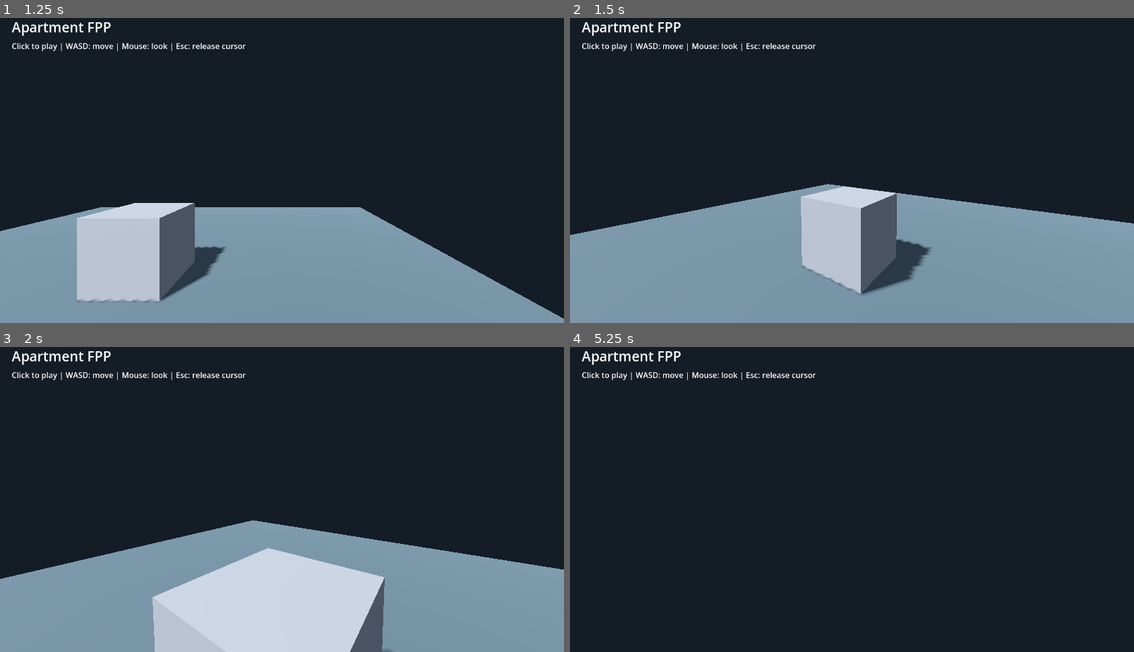
Above: before the commit, frames 1-4 (two rows, left to right).
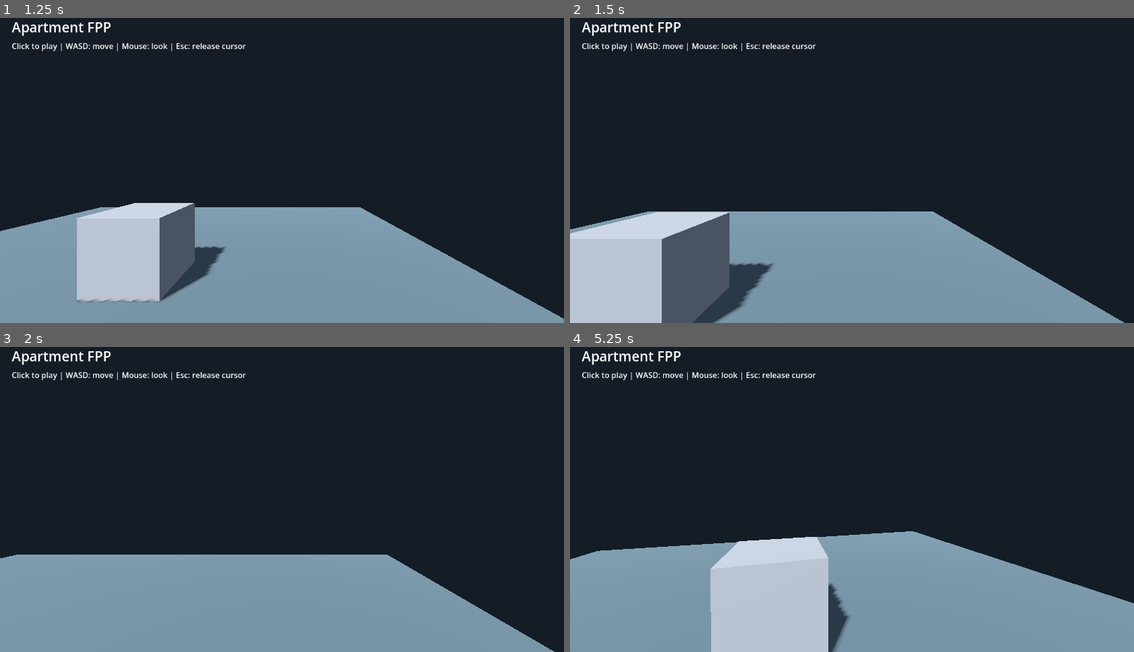
Above: after the commit, the same moments.

Repository: lwg1103/the-game-poc
Game: Godot game, scene res://scenes/main.tscn
Same seed, same stepped clock (60 frames per second), same inputs: the game is played once before the commit and once after it.
Inputs (mouse positions are in pixels of both pictures, inside the frame that each line leads up to):
- Up to frame 1 (1.25 s): tap Enter at 0.5 s; move the mouse to (406, 149) at 0.52 s; hold D (move_right) from 0.53 s (still down); click (406, 149) at 0.67 s
- Up to frame 2 (1.5 s): tap Enter at 1.25 s; move the mouse to (823, 164) at 1.27 s; release D (move_right) at 1.28 s; hold W (move_forward) from 1.28 s (still down); click (823, 164) at 1.42 s
- Up to frame 3 (2 s): keep holding W (move_forward)
- Up to frame 4 (5.25 s): tap Enter every 0.75 s from 2 to 4.25 s; move the mouse to (863, 487) at 2.02 s; click (863, 487) at 2.17 s; move the mouse to (846, 499) at 2.77 s; click (846, 499) at 2.92 s; move the mouse to (891, 496) at 3.52 s; click (891, 496) at 3.67 s; tap Escape (pause) at 4.15 s; move the mouse to (682, 444) at 4.27 s; release W (move_forward) at 4.28 s; hold A (move_left) 4.28-5.03 s; click (682, 444) at 4.42 s; move the mouse to (857, 493) at 5.02 s; hold W (move_forward) from 5.03 s (still down); click (857, 493) at 5.17 s

Frame 1 is identical in both runs. In frame 2, 24% of the frame differs, in the area x 0-100%, y 54-100%; in frame 3, 20%; in frame 4, 33%, in the area x 0-100%, y 60-100%.

Commit message:
Handle focus loss and safe cursor recapture (T06)

Diff:
--- a/scripts/player.gd
+++ b/scripts/player.gd
@@ -7,6 +7,8 @@
 @onready var camera: Camera3D = $Camera
 var spawn_position: Vector3
 var controls_active: bool = false
+var window_focused: bool = true
+var discard_next_motion: bool = false
 
 
 func _ready() -> void:
@@ -15,18 +17,34 @@
 
 func _notification(what: int) -> void:
 	if what == NOTIFICATION_APPLICATION_FOCUS_OUT:
-		controls_active = false
-		Input.mouse_mode = Input.MOUSE_MODE_VISIBLE
+		window_focused = false
+		release_controls()
+	elif what == NOTIFICATION_APPLICATION_FOCUS_IN:
+		window_focused = true
+
+
+func release_controls() -> void:
+	controls_active = false
+	discard_next_motion = false
+	Input.mouse_mode = Input.MOUSE_MODE_VISIBLE
+	velocity.x = 0.0
+	velocity.z = 0.0
+	for action: StringName in [&"move_forward", &"move_backward", &"move_left", &"move_right"]:
+		Input.action_release(action)
 
 
 func _unhandled_input(event: InputEvent) -> void:
 	if event.is_action_pressed("pause"):
-		controls_active = false
-		Input.mouse_mode = Input.MOUSE_MODE_VISIBLE
-	elif event is InputEventMouseButton and event.button_index == MOUSE_BUTTON_LEFT and event.pressed:
+		release_controls()
+	elif event is InputEventMouseButton and event.button_index == MOUSE_BUTTON_LEFT and event.pressed and window_focused and not controls_active:
 		controls_active = true
+		discard_next_motion = true
 		Input.mouse_mode = Input.MOUSE_MODE_CAPTURED
 	elif event is InputEventMouseMotion and controls_active:
+		# Cursor recentering can produce a synthetic relative-motion event.
+		if discard_next_motion:
+			discard_next_motion = false
+			return
 		rotate_y(-event.screen_relative.x * mouse_sensitivity)
 		camera.rotation.x = clampf(camera.rotation.x - event.screen_relative.y * mouse_sensitivity, -PITCH_LIMIT, PITCH_LIMIT)
 
--- /dev/null
+++ b/tests/focus_test.gd
@@ -0,0 +1,53 @@
+extends SceneTree
+
+
+func _initialize() -> void:
+	call_deferred("run_test")
+
+
+func run_test() -> void:
+	var player := (load("res://scenes/player.tscn") as PackedScene).instantiate()
+	root.add_child(player)
+	var click := InputEventMouseButton.new()
+	click.button_index = MOUSE_BUTTON_LEFT
+	click.pressed = true
+	player._unhandled_input(click)
+	Input.action_press("move_forward")
+	player.velocity = Vector3(1, -2, 1)
+	player._notification(Node.NOTIFICATION_APPLICATION_FOCUS_OUT)
+	if player.controls_active or Input.is_action_pressed("move_forward") or player.velocity.x != 0 or player.velocity.z != 0:
+		fail("Focus loss must release controls, stale actions and horizontal velocity.")
+		return
+	player._unhandled_input(click)
+	if player.controls_active:
+		fail("An unfocused window must not capture controls.")
+		return
+	player._notification(Node.NOTIFICATION_APPLICATION_FOCUS_IN)
+	if player.controls_active:
+		fail("Focus gain must wait for an explicit click.")
+		return
+	player._unhandled_input(click)
+	var motion := InputEventMouseMotion.new()
+	motion.screen_relative = Vector2(500, 300)
+	player._unhandled_input(motion)
+	if player.rotation.y != 0 or player.get_node("Camera").rotation.x != 0:
+		fail("The first captured motion must not jump the camera.")
+		return
+	player._unhandled_input(motion)
+	if player.rotation.y == 0:
+		fail("Subsequent captured motion must rotate the camera.")
+		return
+	var escape := InputEventAction.new()
+	escape.action = &"pause"
+	escape.pressed = true
+	player._unhandled_input(escape)
+	if player.controls_active or Input.mouse_mode != Input.MOUSE_MODE_VISIBLE:
+		fail("Escape must release the cursor.")
+		return
+	print("PASS: Focus loss, explicit recapture, camera jump guard and Escape.")
+	quit(0)
+
+
+func fail(message: String) -> void:
+	push_error(message)
+	quit(1)
--- a/tests/movement_test.gd
+++ b/tests/movement_test.gd
@@ -32,6 +32,8 @@
 		return
 	var motion := InputEventMouseMotion.new()
 	motion.screen_relative = Vector2(100, 100000)
+	# The first event after capture is intentionally discarded.
+	player._unhandled_input(motion)
 	player._unhandled_input(motion)
 	var camera := player.get_node("Camera") as Camera3D
 	if player.rotation.y >= 0 or absf(camera.rotation.x) > deg_to_rad(85.01) or camera.rotation.x >= 0:
Not shown, added: tests/focus_test.gd.uid
Not shown, changed: docs/BACKLOG.md
